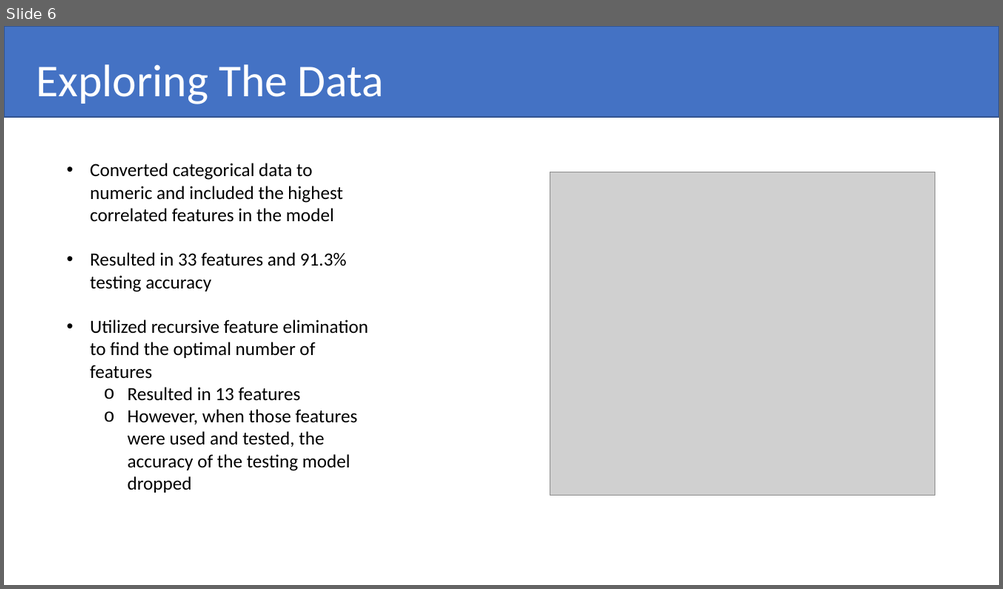
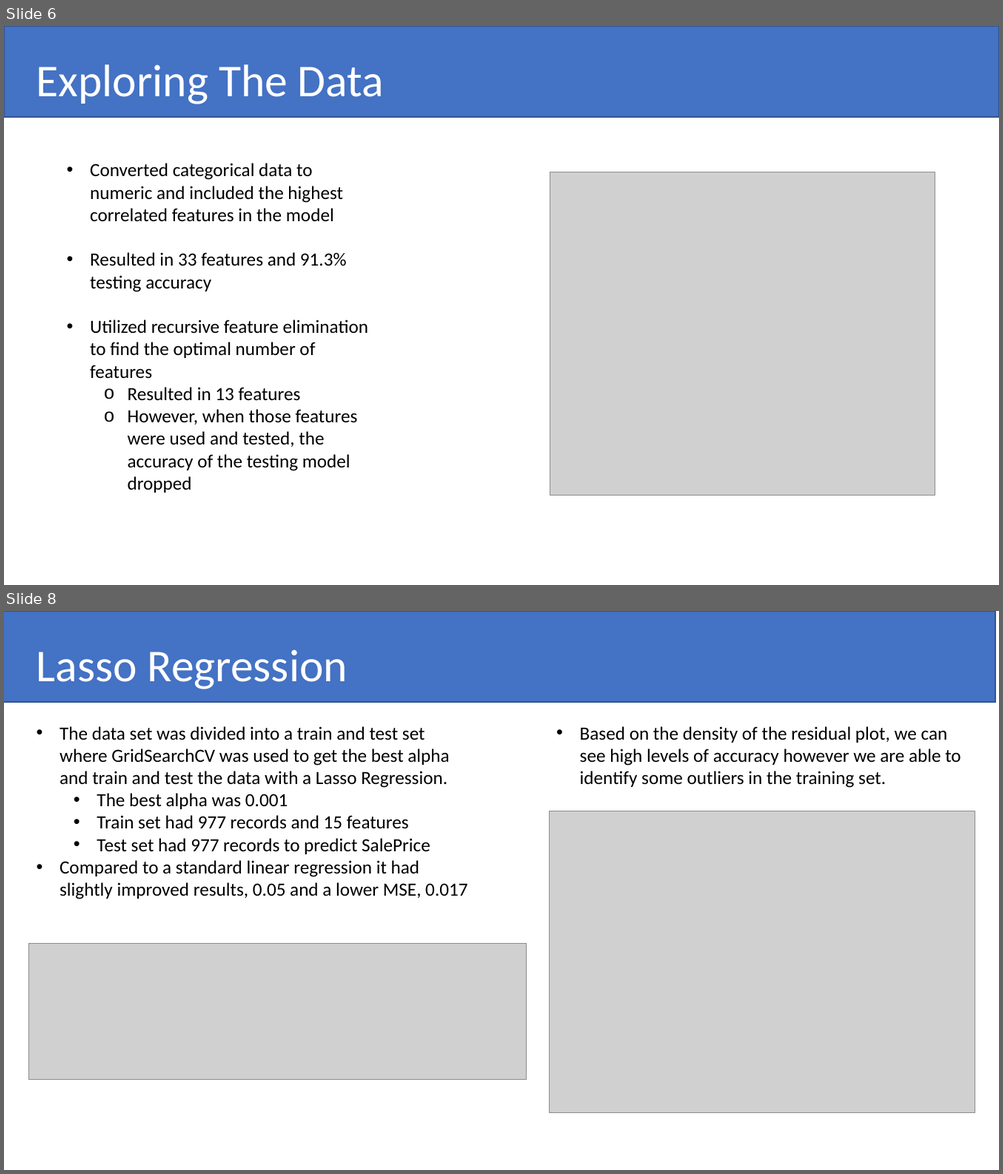
Before and after one commit to pshappycle/Home_Value_Predictor, a slide deck: Presentation/Advanced Regression Techniques To Predict Housing Prices.pptx. Shown one above the other, each under a label of ours: slide 6 before the commit, slides 6 and 8 after it; the slides between them are not shown. The pictures are 1003x589 and 1003x1174 pixels, drawn with LibreOffice and Linux fonts; fonts in the diff are those of the drawing; grey boxes stand for pictures. Boxes give left, top, right and bottom in pixels: in the first picture for what was removed or moved away, otherwise in the second. Text is boxed around its words. In the diff, an @@ line names an element or a change of style, - is before the commit and + after.

```diff
--- a/Presentation/Advanced Regression Techniques To Predict Housing Prices.pptx
+++ b/Presentation/Advanced Regression Techniques To Predict Housing Prices.pptx
@@ slide 8 added at [4,611,999,1170], background #FFFFFF @@
@@ rectangle added at [4,611,995,702], fill #4472C4, outline #325491 1 pt @@
@@ title added at [37,649,347,689], 44 pt, text #FFFFFF @@
+Lasso Regression
@@ text added at [60,726,467,900], 18 pt, text #000000 @@
+• The data set was divided into a train and test set where GridSearchCV was used to get the best alpha and train and test the data with a Lasso Regression.
+  • The best alpha was 0.001
+  • Train set had 977 records and 15 features
+  • Test set had 977 records to predict SalePrice
+• Compared to a standard linear regression it had slightly improved results, 0.05 and a lower MSE, 0.017
@@ text added at [580,726,960,788], 18 pt, text #000000 @@
+• Based on the density of the residual plot, we can see high levels of accuracy however we are able to identify some outliers in the training set.
@@ picture added at [549,812,975,1113] @@
@@ picture added at [28,944,526,1079] @@
```
Also in this commit, not shown: 1 other slide added, 1 slide removed.
